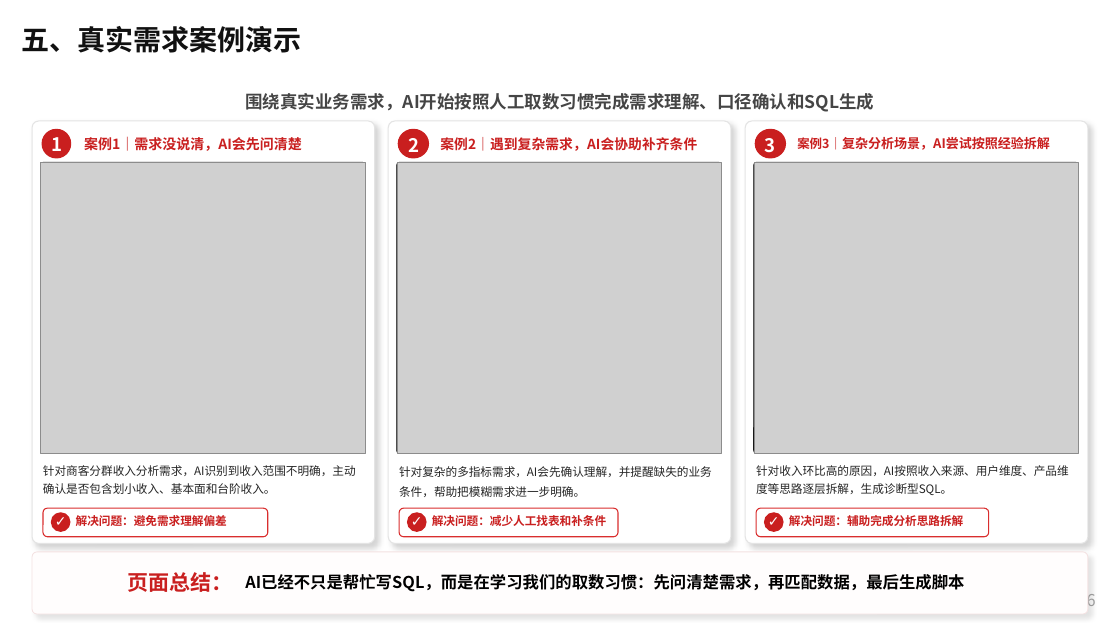
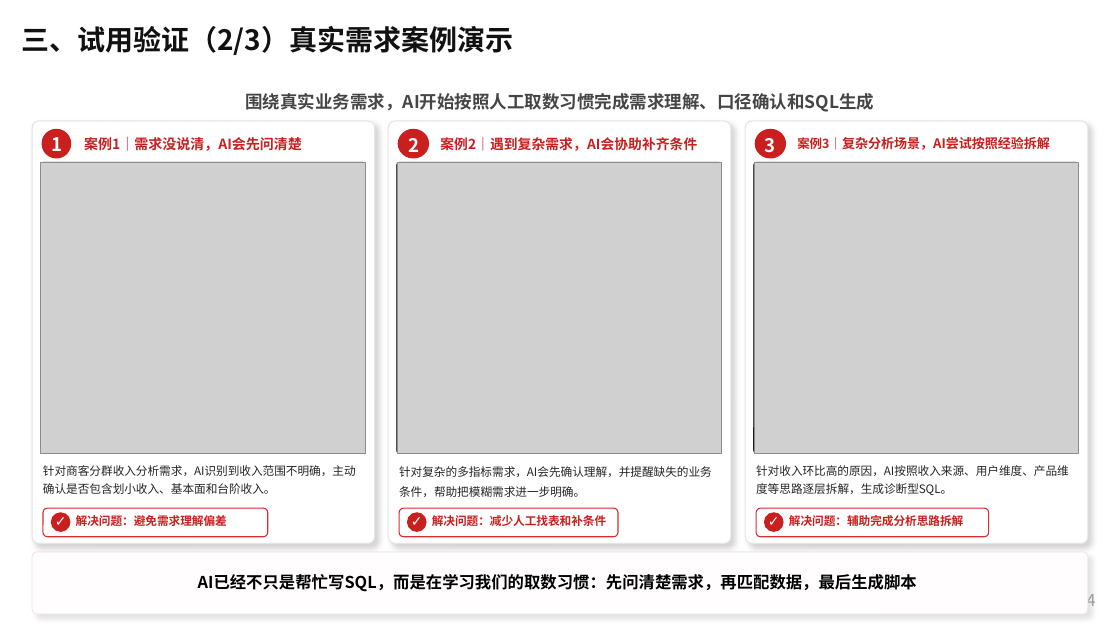
Before and after one commit to azqbozi/ppt-notes, a slide deck: slide 4 of 关于建立广州市场经营数据字典的汇报20260604v10（cxc） - 副本.pptx (slide 6 before the commit). Drawn at 1120x630 pixels with LibreOffice and Linux fonts; fonts in the diff are those of the drawing; grey boxes stand for pictures; background and template pictures are left out. Boxes give left, top, right and bottom in pixels: in the first picture for what was removed or moved away, otherwise in the second. Text is boxed around its words. In the diff, an @@ line names an element or a change of style, - is before the commit and + after.

```diff
--- a/关于建立广州市场经营数据字典的汇报20260604v10（cxc） - 副本.pptx
+++ b/关于建立广州市场经营数据字典的汇报20260604v10（cxc） - 副本.pptx
@@ text at box(21, 26, 513, 55): text changed @@
-五、真实需求案例演示
+三、试用验证（2/3）真实需求案例演示
@@ text removed at box(128, 572, 233, 592) @@
-页面总结：
@@ text "AI已经不只是帮忙写SQL，而是在学习我们的取数习惯：先问清楚需求，再匹配数据，最后生成脚本": place and size @@
-text "AI已经不只是帮忙写SQL，而是在学习我们的取数习惯：先问清楚需求，再匹配数据，最后生成脚本" at box(245, 574, 964, 592)
+text "AI已经不只是帮忙写SQL，而是在学习我们的取数习惯：先问清楚需求，再匹配数据，最后生成脚本" at box(198, 574, 917, 592)
@@ page number at box(1087, 594, 1096, 606): text changed @@
-6
+4
```
Also in this commit, not shown: 3 other slides changed, 2 slides added, 2 slides removed, 4 other files.
